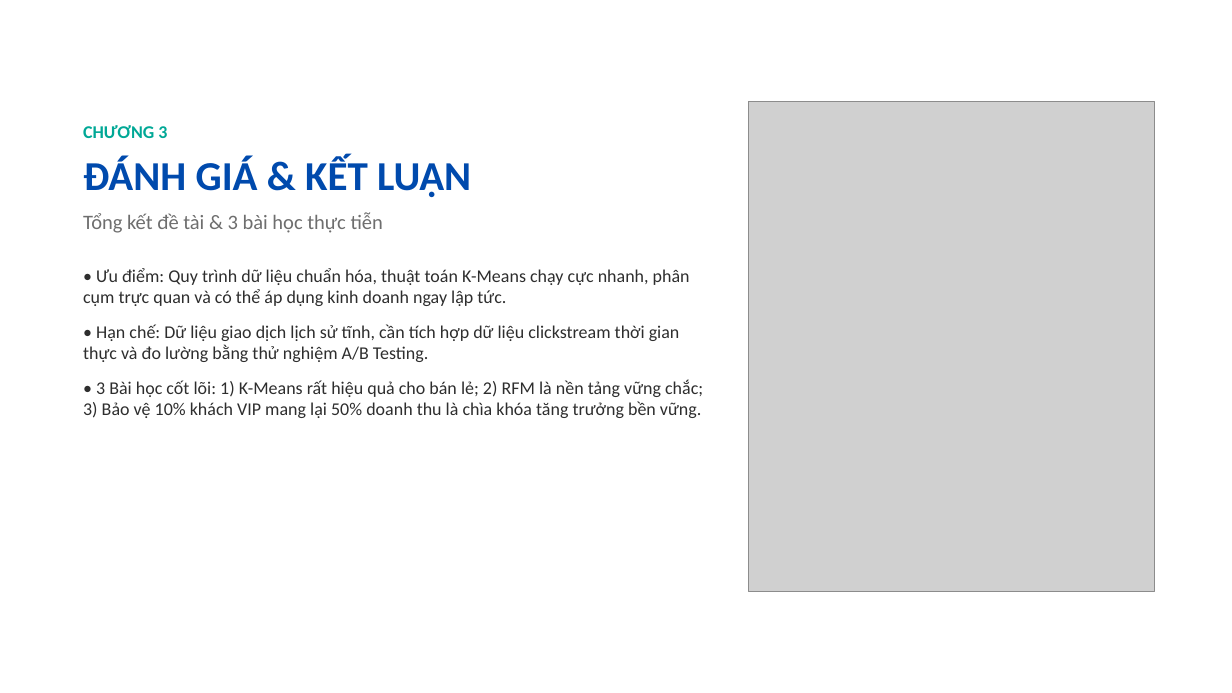
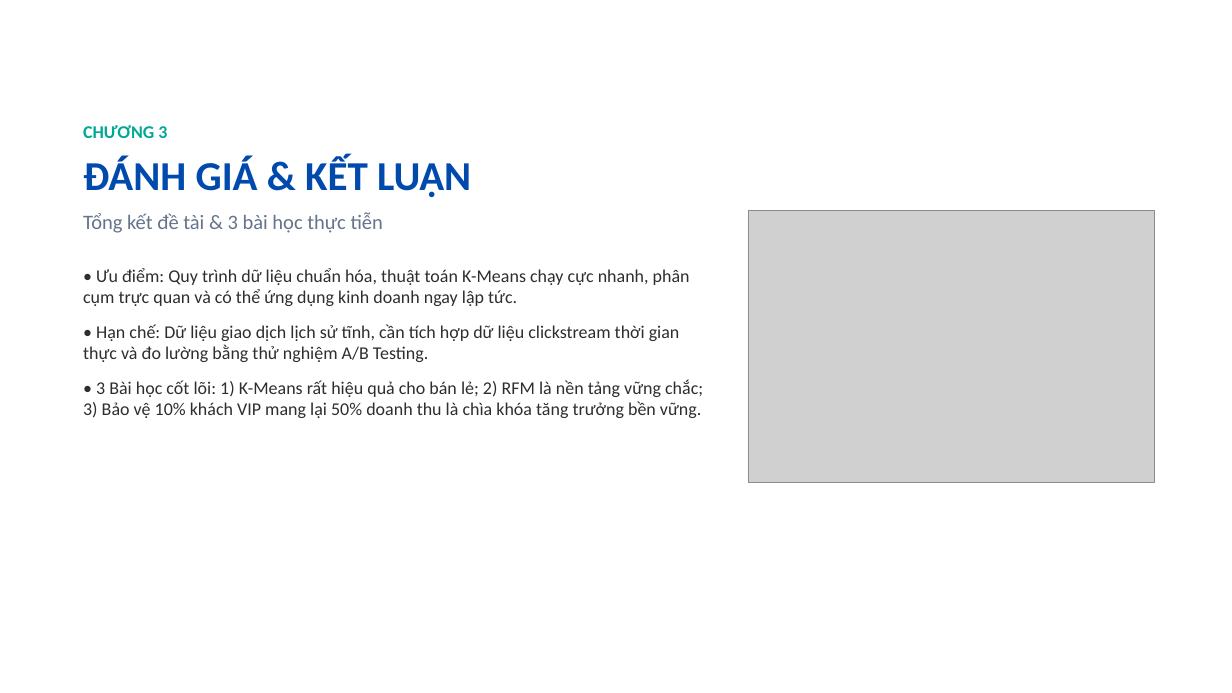
Before and after one commit to TminTtapcode/BTL_PTDL, a slide deck: slide 16 of docs/Slide_Thuyet_Trinh_HM_Modern_Minimal_16_Slides.pptx. Drawn at 1232x693 pixels with LibreOffice and Linux fonts; fonts in the diff are those of the drawing; grey boxes stand for pictures; background and template pictures are left out. Boxes give left, top, right and bottom in pixels: in the first picture for what was removed or moved away, otherwise in the second. Text is boxed around its words. In the diff, an @@ line names an element or a change of style, - is before the commit and + after.

Commit message:
docs: perfect 16-slide presentation with exact notebook figures, card containers and preserved aspect ratios

```diff
--- a/docs/Slide_Thuyet_Trinh_HM_Modern_Minimal_16_Slides.pptx
+++ b/docs/Slide_Thuyet_Trinh_HM_Modern_Minimal_16_Slides.pptx
@@ text at (x1=83, y1=212, x2=383, y2=233): text colour #6E6E6E to #64748B in "Tổng kết đề tài & 3 bài ..." @@
@@ picture resized from (x1=749, y1=102, x2=1155, y2=592) to (x1=749, y1=211, x2=1155, y2=482) @@
@@ text at (x1=83, y1=268, x2=690, y2=306): text changed @@
-• Ưu điểm: Quy trình dữ liệu chuẩn hóa, thuật toán K-Means chạy cực nhanh, phân cụm trực quan và có thể áp dụng kinh doanh ngay lập tức.
+• Ưu điểm: Quy trình dữ liệu chuẩn hóa, thuật toán K-Means chạy cực nhanh, phân cụm trực quan và có thể ứng dụng kinh doanh ngay lập tức.
```
Also in this commit, not shown: 13 other slides changed, 2 slides added, 2 slides removed.
